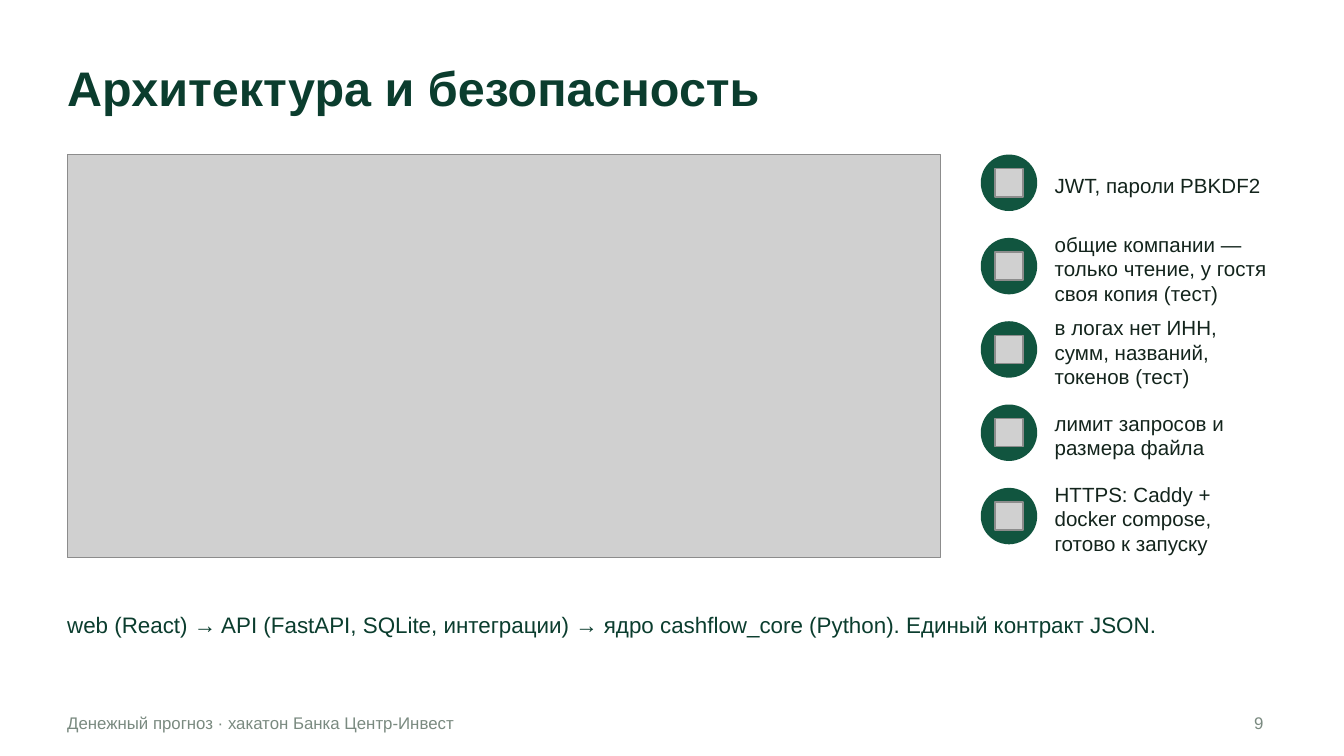
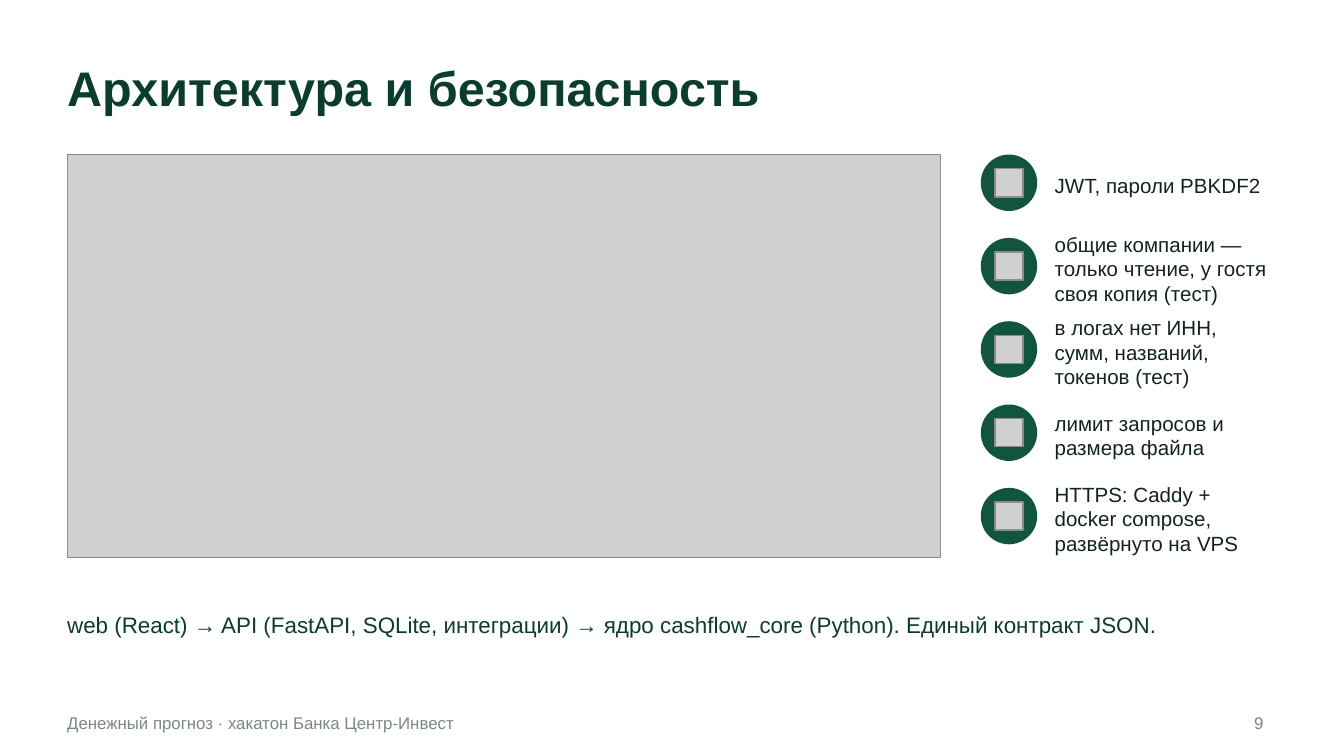
Before and after one commit to VaDex-web/cashflow, a slide deck: slide 9 of docs/presentation.pptx. Drawn at 1344x756 pixels with LibreOffice and Linux fonts; fonts in the diff are those of the drawing; grey boxes stand for pictures. Boxes give left, top, right and bottom in pixels: in the first picture for what was removed or moved away, otherwise in the second. Text is boxed around its words. In the diff, an @@ line names an element or a change of style, - is before the commit and + after.

```diff
--- a/docs/presentation.pptx
+++ b/docs/presentation.pptx
@@ text at <box>1055,487,1238,556</box>: text changed @@
-HTTPS: Caddy + docker compose, готово к запуску
+HTTPS: Caddy + docker compose, развёрнуто на VPS
```
Also in this commit, not shown: 3 other slides changed, 2 other files.
